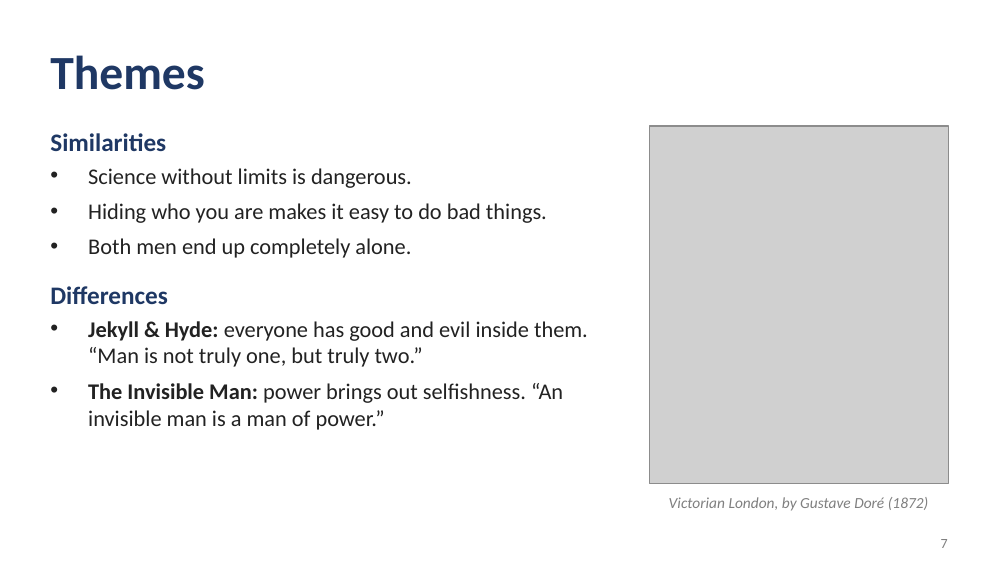
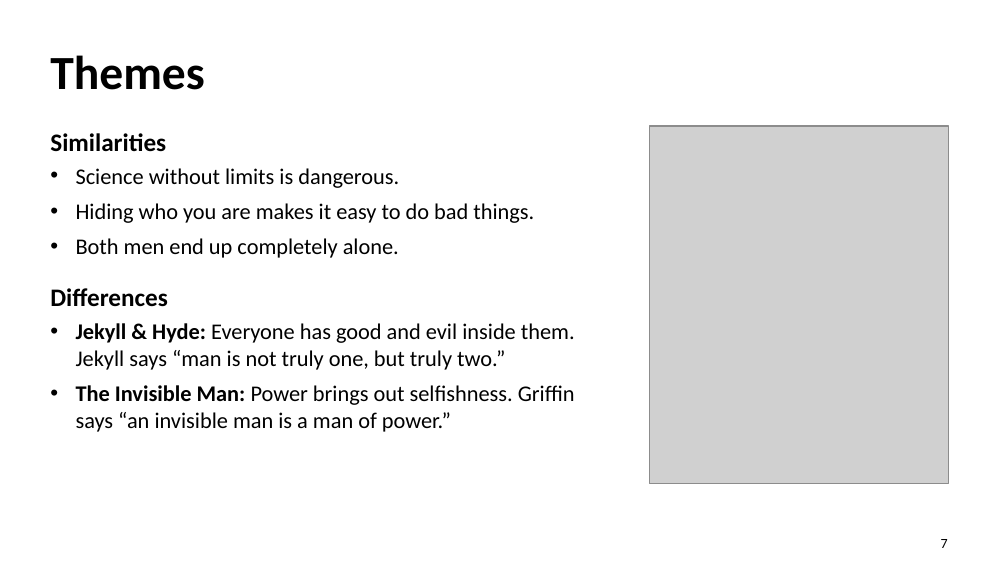
Before and after one commit to mugen123123/Mugen123123, a slide deck: slide 7 of Homework/English_Jekyll_Hyde_Adaptation_Presentation/Presentations/Jekyll_Hyde_vs_Invisible_Man_Presentation.pptx. Drawn at 1008x567 pixels with LibreOffice and Linux fonts; fonts in the diff are those of the drawing; grey boxes stand for pictures. Boxes give left, top, right and bottom in pixels: in the first picture for what was removed or moved away, otherwise in the second. Text is boxed around its words. In the diff, an @@ line names an element or a change of style, - is before the commit and + after.

```diff
--- a/Homework/English_Jekyll_Hyde_Adaptation_Presentation/Presentations/Jekyll_Hyde_vs_Invisible_Man_Presentation.pptx
+++ b/Homework/English_Jekyll_Hyde_Adaptation_Presentation/Presentations/Jekyll_Hyde_vs_Invisible_Man_Presentation.pptx
@@ title "Themes" at [50,55,204,90]: text colour #1F3864 to #000000 @@
@@ text at [50,133,534,307]: text colour #1F3864 to #000000 in "Similarities", "Differences"; text colour #222222 to #000000 in "Science without limits is dangerous.", "Hiding who you are makes it easy ...", "Both men end up completely alone."; indent changed; more space between paragraphs @@
@@ text at [76,323,575,432]: text changed; text colour #222222 to #000000 @@
-• Jekyll & Hyde: everyone has good and evil inside them. “Man is not truly one, but truly two.”
-• The Invisible Man: power brings out selfishness. “An invisible man is a man of power.”
+• Jekyll & Hyde: Everyone has good and evil inside them. Jekyll says “man is not truly one, but truly two.”
+• The Invisible Man: Power brings out selfishness. Griffin says “an invisible man is a man of power.”
@@ text removed at [669,497,929,511] @@
-Victorian London, by Gustave Doré (1872)
@@ page number at [941,539,948,548]: text colour #7F7F7F to #000000 @@
```
Also in this commit, not shown: 8 other slides changed.
